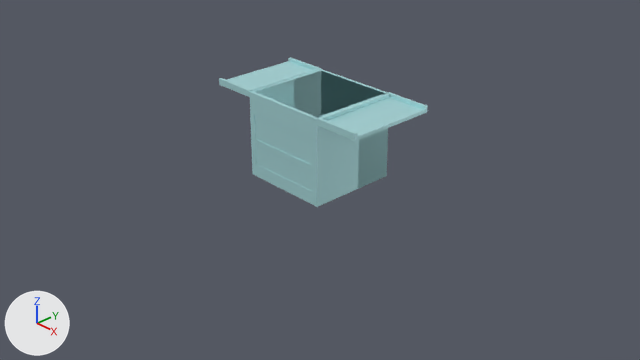
A saved change to the Blender file case.blend.
Camera for both pictures: the file's camera 'Camera'. Lighting does not change. The marker at lower left points along +X, +Y and +Z.

Before the edit, the objects in view are built like this:
```python
ob_case = bpy.data.objects.new('case', me_cube)
ob_case.parent = ob_case_base
ob_case.location = (0.0, 0.0, 0.6)
ob_door_l = bpy.data.objects.new('door.l', me_cube_009)
ob_door_l.parent = ob_case_base
ob_door_l.location = (0.6, 0.0, 1.127)
ob_door_l.rotation_euler = (0.0, 3.142, 0.0)  # degrees (0, 180, 0)
ob_door_r = bpy.data.objects.new('door.r', me_cube_011)
ob_door_r.parent = ob_case_base
ob_door_r.location = (-0.6, 0.0, 1.127)
ob_door_r.rotation_euler = (0.0, -3.142, 0.0)  # degrees (0, -180, 0)
ob_door_r.scale = (-1.0, -1.0, -1.0)
ob_drwr_btm = bpy.data.objects.new('drwr.btm', me_cube_005)
ob_drwr_btm.parent = ob_case_base
ob_drwr_btm.location = (0.0, 0.0, 0.0)
ob_drwr_top = bpy.data.objects.new('drwr.top', me_cube_003)
ob_drwr_top.parent = ob_case_base
ob_drwr_top.location = (0.0, 0.0, 0.0)
```
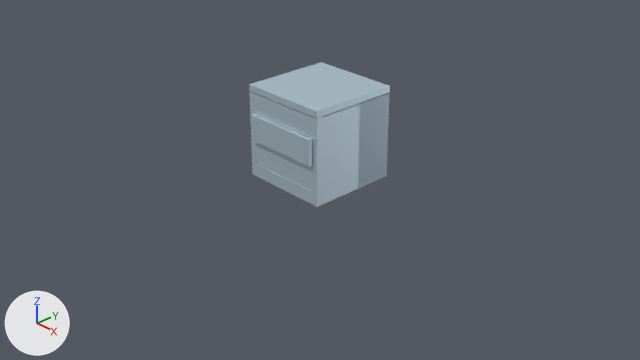
Boxes (x1, y1, x2, y2) around the edits, measured in the pictures (640 x 360 px):
'case', recoloured, surface changed (cyan to white)
    both: (249, 69, 390, 207)
'door.l', recoloured, surface changed, turned
    before: (317, 92, 428, 141)
    after: (282, 74, 390, 118)
'door.r', recoloured, surface changed, turned
    before: (219, 57, 321, 97)
    after: (249, 62, 354, 104)
'drwr.top', recoloured, surface changed, moved
    before: (255, 113, 325, 165)
    after: (251, 114, 313, 167)
'drwr.btm', recoloured, surface changed (cyan to white)
    both: (256, 145, 313, 191)

The change, as a diff of the scene's bpy script:
```diff
--- a/case.blend.py
+++ b/case.blend.py
@@ mat_rough_lt_blue_metal @@
 mat_rough_lt_blue_metal = principled_material('rough_lt_blue_metal')
-mat_rough_lt_blue_metal.base_color = (0.455, 0.778, 0.8)  # cyan #b4e4e7
-mat_rough_lt_blue_metal.metallic = 0.379
+mat_rough_lt_blue_metal.base_color = (0.575, 0.713, 0.8)  # white #c8dce7
+mat_rough_lt_blue_metal.metallic = 0.643
@@ ob_drwr_top @@
 ob_drwr_top.parent = ob_case_base
-ob_drwr_top.location = (0.0, 0.0, 0.0)
+ob_drwr_top.location = (0.0, -0.0531, 0.0)
@@ ob_door_l @@
 ob_door_l.location = (0.6, 0.0, 1.127)
-ob_door_l.rotation_euler = (0.0, 3.142, 0.0)  # degrees (0, 180, 0)
@@ ob_door_r @@
 ob_door_r.location = (-0.6, 0.0, 1.127)
-ob_door_r.rotation_euler = (0.0, -3.142, 0.0)  # degrees (0, -180, 0)
 ob_door_r.scale = (-1.0, -1.0, -1.0)
```
